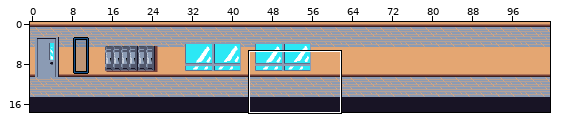
LDtk project: Project/Content/Maps/Tilemap.ldtk. Above, an overview of the earlier version with the close-up marked.
Close-up. First the earlier version:
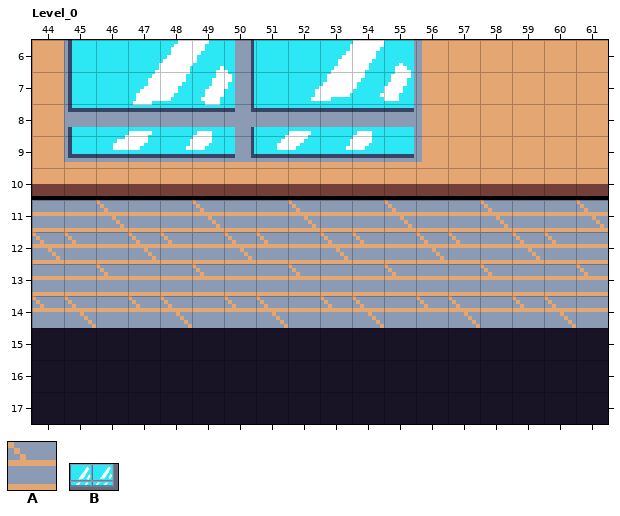
Cells are 8x8 px. Shown: Level_0 x 44..61, y 6..17. The commit also changed other parts of the map, which this record leaves out.
Key: from "IntGrid": A 1 "ground"; from "Tilemap": B 228.
_ is an empty cell.
Objects are placed by their top-left corner, in cells (3,4 is the top-left corner of cell 3,4); size is 1x1 cell unless given.
Layer "IntGrid" before, first column x 44:
 6 __________________
 7 __________________
 8 __________________
 9 __________________
10 __________________
11 AAAAAAAAAAAAAAAAAA
12 AAAAAAAAAAAAAAAAAA
13 AAAAAAAAAAAAAAAAAA
14 AAAAAAAAAAAAAAAAAA
15 AAAAAAAAAAAAAAAAAA
16 AAAAAAAAAAAAAAAAAA
17 AAAAAAAAAAAAAAAAAA
Objects on layer "Entities" before:
B "Window" at 45,4 size 12.4x6.8
New version:
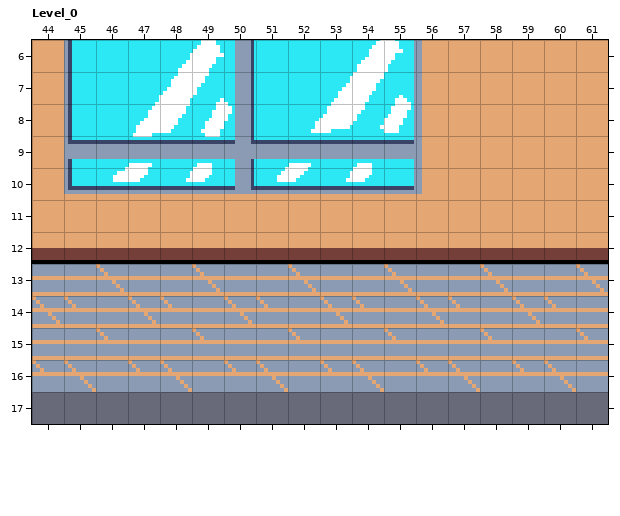
Commit: fix ground texture on tile map
What changed:
Changed rows in their new state; . is an unchanged cell.
Layer "IntGrid":
first column x 44:
11 __________________
13 .._.._.._.._.._.._
14 __________________
15 __________________
16 __________________
17 __________________
Layer "Entities":
changed: B "Window" at 45,4 size 12.4x6.8 -> B "Window" at 45,5 size 12.4x6.8
